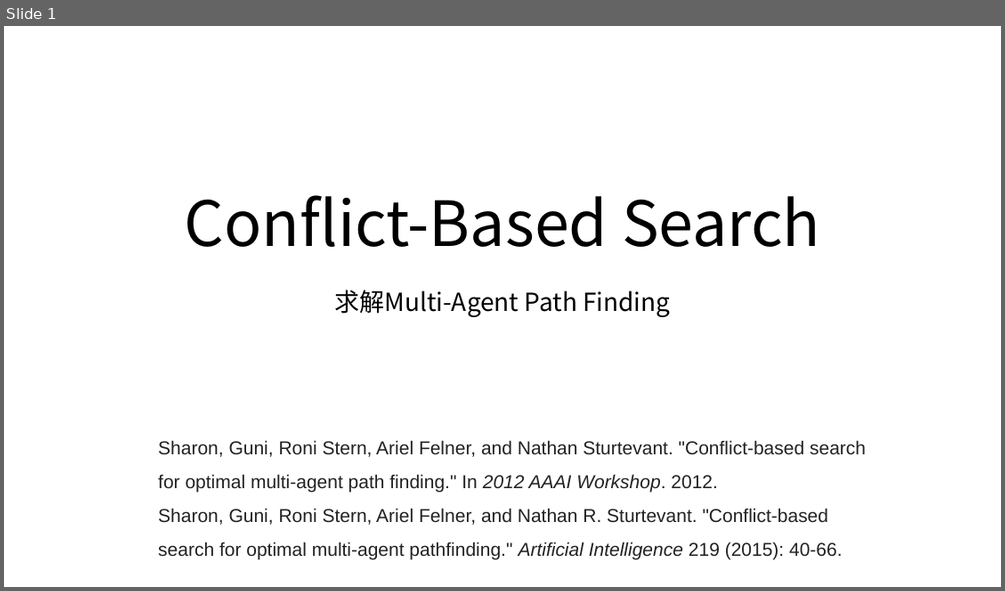
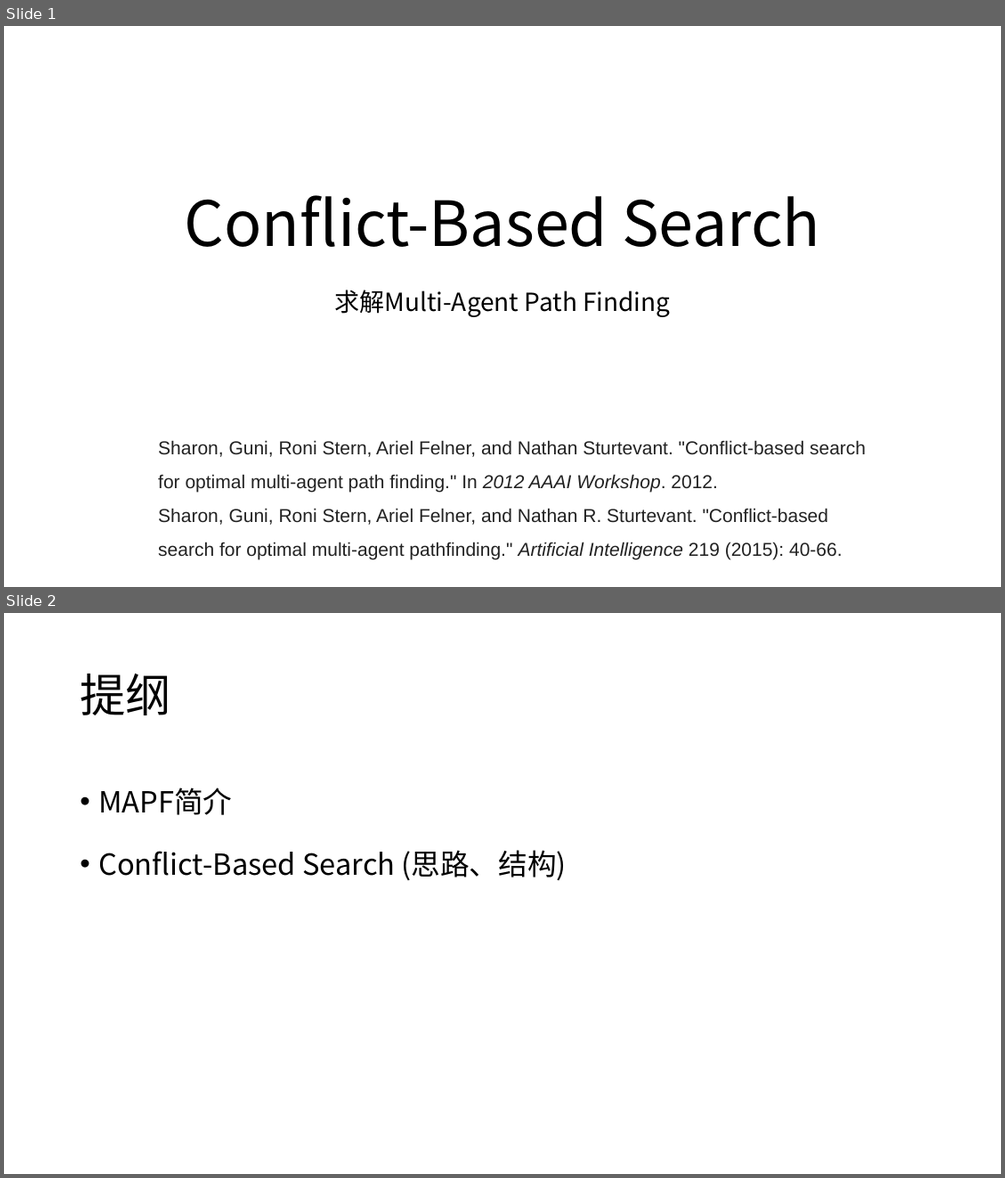
Before and after one commit to ssfc/npbenchmark, a slide deck: npbenchmark-main/MAPF/CBS.pptx. Shown one above the other, each under a label of ours: slide 1 before the commit, slides 1 and 2 after it. The pictures are 1005x591 and 1005x1178 pixels, drawn with LibreOffice and Linux fonts; fonts in the diff are those of the drawing. Boxes give left, top, right and bottom in pixels: in the first picture for what was removed or moved away, otherwise in the second. Text is boxed around its words. In the diff, an @@ line names an element or a change of style, - is before the commit and + after.

```diff
--- a/npbenchmark-main/MAPF/CBS.pptx
+++ b/npbenchmark-main/MAPF/CBS.pptx
@@ slide 2 added at (4, 613, 1001, 1174), background #FFFFFF @@
@@ title added at (80, 674, 171, 715), 44 pt, text #000000 @@
+提纲
@@ text added at (98, 787, 566, 880), 28 pt, text #000000 @@
+• MAPF简介
+• Conflict-Based Search (思路、结构)
```
Also in this commit, not shown: 1 slide changed, 2 other slides added.
